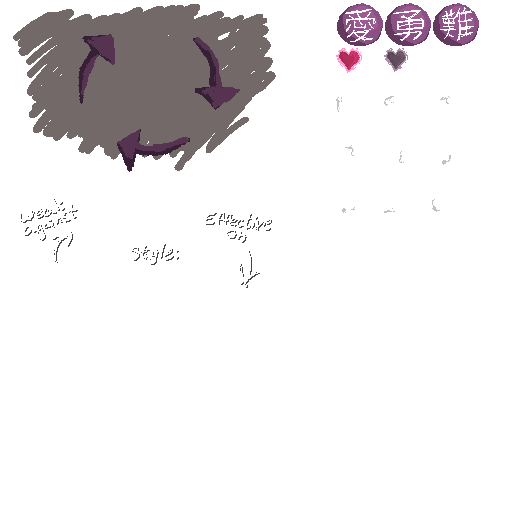
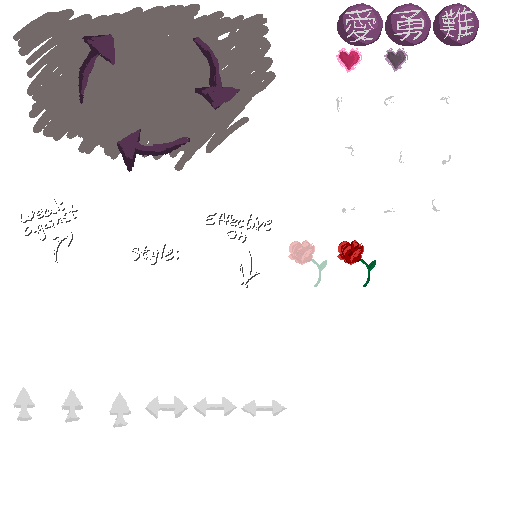
Revision of a layered 512 × 512 image; what changed, layer by layer:
added layer "OutcomeMarker" above "Pasted Layer #4" over <box>13,387,287,428</box>
showed "Pasted Layer #4", moved it above "marker", painted on it over <box>337,240,376,287</box>
painted on "marker" over <box>289,3,479,253</box>
removed layer "Layer" over <box>337,3,479,46</box>
added layer "deleteme" above "Layer #1" over <box>288,240,327,287</box>
